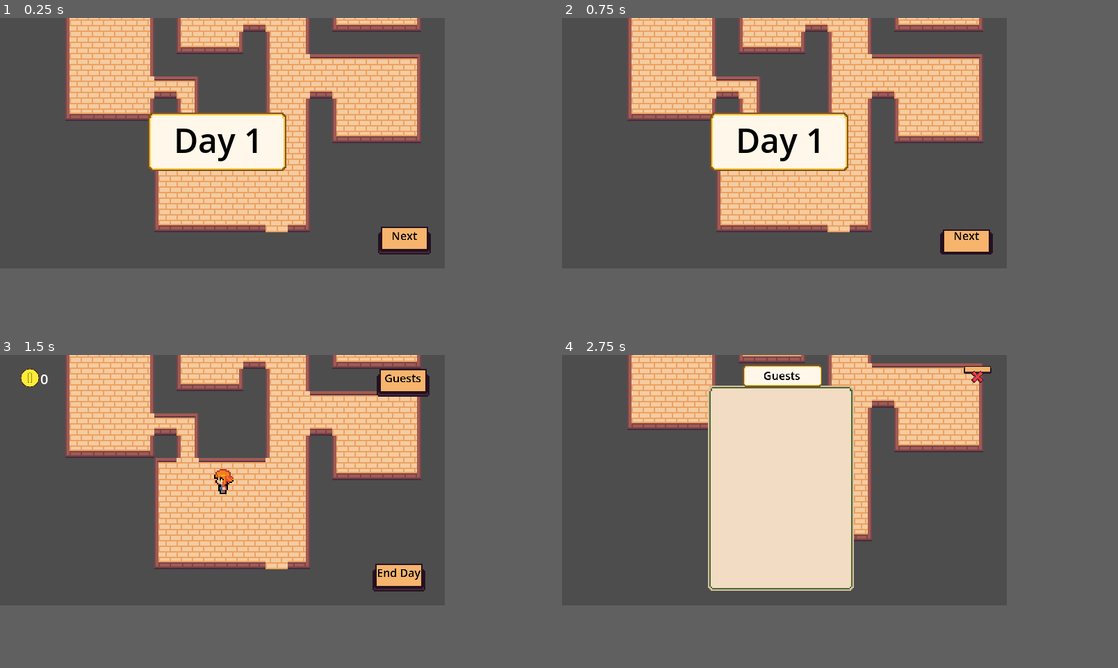
Above: before the commit, frames 1-4 (two rows, left to right).
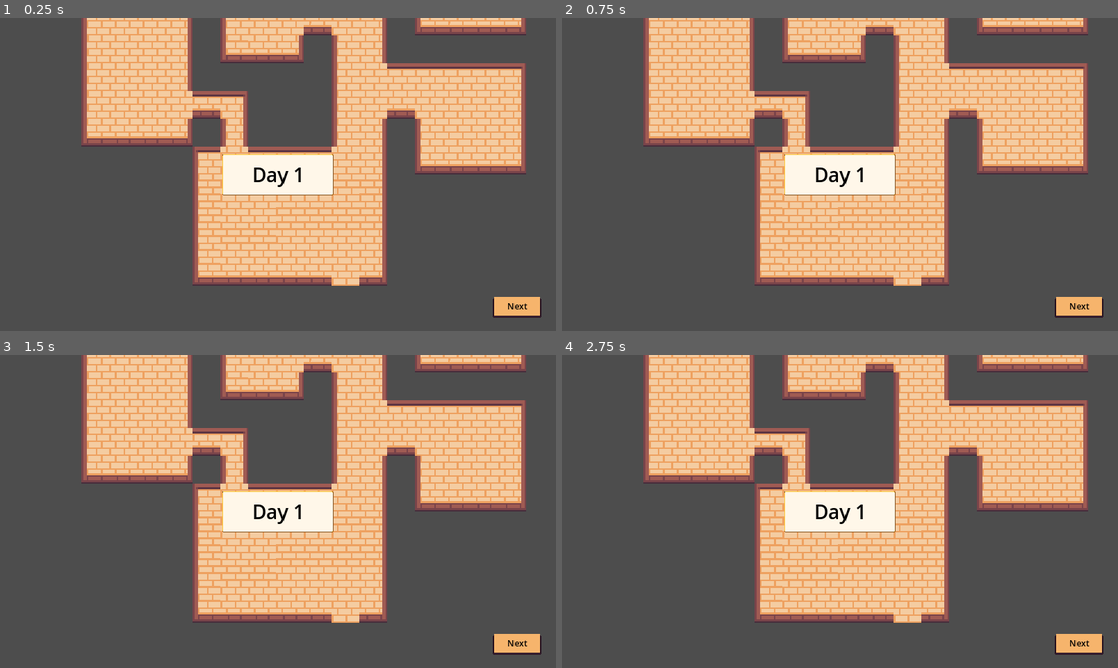
Above: after the commit, the same moments.

Repository: cmclaudet/Hot-Spring-Game
Game: Godot game, scene res://Scenes/main.tscn
The game is run twice, just before and just after one commit, with the same random seed, the same clock (stepped at 60 frames per second) and the same inputs.
Inputs (mouse positions are in pixels of both pictures, inside the frame that each line leads up to):
- Up to frame 1 (0.25 s): no input
- Up to frame 2 (0.75 s): tap Enter at 0.5 s; move the mouse to (967, 240) at 0.52 s; hold Right (right) from 0.53 s (still down); click (967, 240) at 0.67 s
- Up to frame 3 (1.5 s): release Right (right) at 1.25 s; click (417, 577) at 1.27 s
- Up to frame 4 (2.75 s): tap Space at 2 s; move the mouse to (962, 383) at 2.02 s; hold S (down) from 2.03 s (still down); click (962, 383) at 2.17 s
In our replay, the window is 640x360 before the commit and 800x450 after it. These sizes can differ from the game's own. Grey fills any space a smaller window leaves; there, only what the larger window draws over its background counts as a difference.

The runs differ from the first frame. In frame 1, 43% of the frame differs, in the area x 11-98%, y 0-96%; in frame 2, 43%; in frame 3, 44%; in frame 4, 48%.

Commit message:
WIP upscale UI again

Diff:
--- a/Scenes/Matching/book_page.tscn
+++ b/Scenes/Matching/book_page.tscn
@@ -26,10 +26,10 @@
 anchor_top = 0.5
 anchor_right = 0.5
 anchor_bottom = 0.5
-offset_left = -53.0
-offset_top = -68.0
-offset_right = 52.0
-offset_bottom = 80.0
+offset_left = -215.0
+offset_top = -262.0
+offset_right = 200.0
+offset_bottom = 323.0
 grow_horizontal = 2
 grow_vertical = 2
 theme = SubResource("Theme_vjedx")
@@ -45,10 +45,10 @@
 anchors_preset = -1
 anchor_left = 0.51
 anchor_right = 0.51
-offset_left = -31.0
-offset_top = -16.0
-offset_right = 31.0
-offset_bottom = 2.0
+offset_left = -111.65
+offset_top = -69.0
+offset_right = 113.35
+offset_bottom = 7.0
 grow_horizontal = 2
 texture = ExtResource("2_4ldnd")
 expand_mode = 2
@@ -60,13 +60,12 @@
 anchor_top = 0.5
 anchor_right = 0.5
 anchor_bottom = 0.5
-offset_left = -27.0
-offset_top = -6.0
-offset_right = 39.0
-offset_bottom = 11.0
+offset_left = -92.5
+offset_top = -20.0
+offset_right = 89.5
+offset_bottom = 21.0
 grow_horizontal = 2
 grow_vertical = 2
-scale = Vector2(0.8, 0.8)
 theme = SubResource("Theme_xdmsy")
 text = "Guests"
 label_settings = ExtResource("3_ltvpi")
--- a/Scenes/Shared/ui_button_text.tscn
+++ b/Scenes/Shared/ui_button_text.tscn
@@ -11,10 +11,10 @@
 anchors_preset = 1
 anchor_left = 1.0
 anchor_right = 1.0
-offset_left = -49.0
-offset_top = 10.0
-offset_right = -11.0
-offset_bottom = 30.0
+offset_left = -30.0
+offset_top = 25.0
+offset_right = -30.0
+offset_bottom = 25.0
 grow_horizontal = 0
 mouse_filter = 1
 
@@ -23,8 +23,8 @@
 anchors_preset = 1
 anchor_left = 1.0
 anchor_right = 1.0
-offset_left = -38.0
-offset_bottom = 20.0
+offset_left = -111.0
+offset_bottom = 48.0
 grow_horizontal = 0
 mouse_filter = 0
 texture = ExtResource("1_ql584")
@@ -43,13 +43,12 @@
 anchor_top = 0.5
 anchor_right = 0.5
 anchor_bottom = 0.5
-offset_left = -18.0
-offset_top = -9.0
-offset_right = 54.0
-offset_bottom = 15.0
+offset_left = -49.0
+offset_top = -21.0
+offset_right = 51.0
+offset_bottom = 18.0
 grow_horizontal = 2
 grow_vertical = 2
-scale = Vector2(0.5, 0.5)
 text = "Guests"
 label_settings = ExtResource("6_wb31y")
 horizontal_alignment = 1
--- a/Scenes/day_intro.tscn
+++ b/Scenes/day_intro.tscn
@@ -5,20 +5,14 @@
 [ext_resource type="PackedScene" uid="uid://clottyp36sw47" path="res://Scenes/Shared/ui_button_text.tscn" id="2_ynkh2"]
 
 [sub_resource type="LabelSettings" id="LabelSettings_p2ev7"]
-font_size = 24
+font_size = 45
 font_color = Color(0, 0, 0, 1)
 
 [node name="DayIntro" type="Control" node_paths=PackedStringArray("day_text")]
 layout_mode = 3
-anchors_preset = 8
-anchor_left = 0.5
-anchor_top = 0.5
-anchor_right = 0.5
-anchor_bottom = 0.5
-offset_left = -160.0
-offset_top = -90.0
-offset_right = 160.0
-offset_bottom = 90.0
+anchors_preset = 15
+anchor_right = 1.0
+anchor_bottom = 1.0
 grow_horizontal = 2
 grow_vertical = 2
 script = ExtResource("1_sap5x")
@@ -31,10 +25,10 @@
 anchor_top = 0.5
 anchor_right = 0.5
 anchor_bottom = 0.5
-offset_left = -54.0
-offset_top = -22.0
-offset_right = 46.0
-offset_bottom = 20.0
+offset_left = -129.0
+offset_top = -47.0
+offset_right = 128.0
+offset_bottom = 48.0
 grow_horizontal = 2
 grow_vertical = 2
 texture = ExtResource("2_yayid")
@@ -51,10 +45,10 @@
 anchor_top = 0.5
 anchor_right = 0.5
 anchor_bottom = 0.5
-offset_left = -35.0
-offset_top = -18.0
-offset_right = 38.0
-offset_bottom = 17.0
+offset_left = -109.5
+offset_top = -34.5
+offset_right = 112.5
+offset_bottom = 36.5
 grow_horizontal = 2
 grow_vertical = 2
 text = "Day 1"
@@ -67,11 +61,15 @@
 anchors_preset = 3
 anchor_top = 1.0
 anchor_bottom = 1.0
-offset_left = -48.0
-offset_top = -30.0
-offset_right = -10.0
-offset_bottom = -10.0
+offset_left = -34.0
+offset_top = -34.0
+offset_right = -34.0
+offset_bottom = -34.0
 grow_vertical = 0
+
+[node name="Button" parent="NextUiButton" index="0"]
+offset_top = -45.0
+offset_bottom = 3.0
 
 [node name="Label" parent="NextUiButton/Button" index="0"]
 text = "Next"
--- a/Scenes/main.tscn
+++ b/Scenes/main.tscn
@@ -699,7 +699,7 @@
 sources/1 = SubResource("TileSetAtlasSource_banms")
 
 [sub_resource type="LabelSettings" id="LabelSettings_c0uy7"]
-font_size = 10
+font_size = 28
 
 [node name="Main" type="Node2D" node_paths=PackedStringArray("ui_container", "coin_ui", "canvas_layer", "player")]
 script = ExtResource("1_db02v")
@@ -711,6 +711,7 @@
 
 [node name="Camera2D" type="Camera2D" parent="."]
 position = Vector2(1, 0)
+zoom = Vector2(4, 4)
 
 [node name="TileMap" type="TileMap" parent="."]
 tile_set = SubResource("TileSet_upabd")
@@ -726,15 +727,9 @@
 
 [node name="Control" type="Control" parent="CanvasLayer"]
 layout_mode = 3
-anchors_preset = 8
-anchor_left = 0.5
-anchor_top = 0.5
-anchor_right = 0.5
-anchor_bottom = 0.5
-offset_left = -160.0
-offset_top = -90.0
-offset_right = 160.0
-offset_bottom = 90.0
+anchors_preset = 15
+anchor_right = 1.0
+anchor_bottom = 1.0
 grow_horizontal = 2
 grow_vertical = 2
 mouse_filter = 1
@@ -752,10 +747,10 @@
 anchors_preset = 3
 anchor_top = 1.0
 anchor_bottom = 1.0
-offset_left = -52.0
-offset_top = -30.0
-offset_right = -14.0
-offset_bottom = -10.0
+offset_left = -34.0
+offset_top = -31.0
+offset_right = -34.0
+offset_bottom = -31.0
 grow_vertical = 0
 script = ExtResource("6_mlxts")
 button = NodePath("Button")
@@ -764,8 +759,8 @@
 anchors_preset = 3
 anchor_top = 1.0
 anchor_bottom = 1.0
-offset_top = -20.0
-offset_bottom = 0.0
+offset_top = -45.0
+offset_bottom = 3.0
 grow_vertical = 0
 
 [node name="Label" parent="CanvasLayer/Control/EndDayUiButton/Button" index="0"]
@@ -775,16 +770,17 @@
 anchors_preset = 0
 offset_left = 15.0
 offset_top = 10.0
-offset_right = 55.0
-offset_bottom = 50.0
+offset_right = 74.0
+offset_bottom = 61.0
 script = ExtResource("12_h3fv2")
 amount_label = NodePath("Label")
 
 [node name="TextureRect" type="TextureRect" parent="CanvasLayer/Control/CoinUi"]
 layout_mode = 1
 anchors_preset = -1
-anchor_right = 0.325
-offset_bottom = 13.0
+anchor_right = 0.644
+offset_right = 0.00399685
+offset_bottom = 37.0
 texture = ExtResource("12_dht5g")
 expand_mode = 2
 stretch_mode = 4
@@ -792,13 +788,14 @@
 [node name="Label" type="Label" parent="CanvasLayer/Control/CoinUi"]
 layout_mode = 1
 anchors_preset = -1
-anchor_left = 0.325
-anchor_right = 0.325
-offset_left = 0.999999
-offset_right = 36.0
-offset_bottom = 14.0
+anchor_left = 0.729
+anchor_right = 0.729
+offset_left = -0.0110019
+offset_right = 54.989
+offset_bottom = 39.0
 text = "99"
 label_settings = SubResource("LabelSettings_c0uy7")
+vertical_alignment = 1
 
 [connection signal="signal_end_day" from="CanvasLayer/Control/EndDayUiButton" to="." method="_on_end_day_ui_button_signal_end_day"]
 
--- a/Themes/ui_label_setting_menu_button.tres
+++ b/Themes/ui_label_setting_menu_button.tres
@@ -1,4 +1,5 @@
 [gd_resource type="LabelSettings" format=3 uid="uid://lt6428wgxtiq"]
 
 [resource]
+font_size = 20
 font_color = Color(0, 0, 0, 1)
--- a/Themes/ui_text_small_header.tres
+++ b/Themes/ui_text_small_header.tres
@@ -1,5 +1,5 @@
 [gd_resource type="LabelSettings" format=3 uid="uid://cjwsxdq0cq7qk"]
 
 [resource]
-font_size = 10
+font_size = 28
 font_color = Color(0, 0, 0, 1)
--- a/project.godot
+++ b/project.godot
@@ -23,8 +23,8 @@
 
 [display]
 
-window/size/viewport_width=320
-window/size/viewport_height=180
+window/size/viewport_width=1280
+window/size/viewport_height=720
 window/stretch/mode="canvas_items"
 window/stretch/aspect="expand"
 
Not shown: 1 places in Scenes/Matching/matching.tscn that only renumber resources
